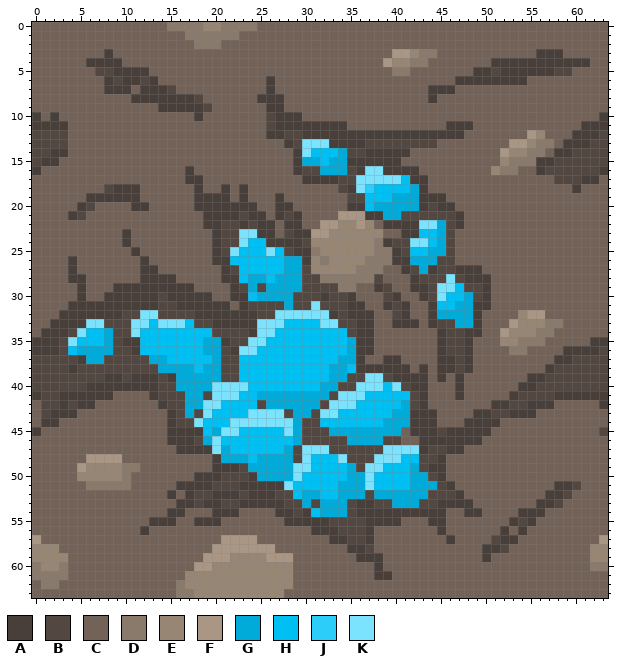
Two versions of one pixel-art sprite, Assets/Resources/Tiles/Deposit_A_0.png. Above is the file before it was changed.
The file is 64x64 pixels. Colours within 5 levels of each other are drawn and written as one.
Palette (. is transparent): A #483f3a  B #534741  C #736257  D #897a6b  E #988675  F #aa9684  G #00abda  H #00bff3  J #2ccdf9  K #7ce3ff
Pixels before (only the part around the change), first column x 0:
 0 CCCCCCCCCCCCCCCDDDDEEDDDDCCCCCCCCCCCCCCCCCCCCCCCCCCCCCCCCCCCCCCC
 1 CCCCCCCCCCCCCCCCCDDDDDDCCCCCCCCCCCCCCCCCCCCCCCCCCCCCCCCCCCCCCCCC
 2 CCCCCCCCCCCCCCCCCCDDDCCCCCCCCCCCCCCCCCCCCCCCCCCCCCCCCCCCCCCCCCCC
 3 CCCCCCCCACCCCCCCCCCCCCCCCCCCCCCCCCCCCCCCFFEDDCCCCCCCCCCCAAACCCCC
 4 CCCCCCAAAACCCCCCCCCCCCCCCCCCCCCCCCCCCCCFEEDDCCCCCCCAAAAAAAAAAACC
 5 CCCCCCCBBAAAACCCCCCCCCCCCCCCCCCCCCCCCCCCDDCCCCCCCAABAAAAAABBCCCC
 6 CCCCCCCCABAABACCCCCCCCCCCCACCCCCCCCCCCCCCCCCCCCAAAAAAAACCCCCCCCC
 7 CCCCCCCCAAACAAABCCCCCCCCCCACCCCCCCCCCCCCCCCCAAACCCCCCCCCCCCCCCCC
 8 CCCCCCCCCCCAAAAAAABCCCCCCAAACCCCCCCCCCCCCCCCACCCCCCCCCCCCCCCCCCC
 9 CCCCCCCCCCCCCCAAAAABCCCCCCAACCCCCCCCCCCCCCCCCCCCCCCCCCCCCCCCCCCC
10 ACACCCCCCCCCCCCCCCACCCCCCCBAAACCCCCCCCCCCCCCCCCCCCCCCCCCCCCCCCCA
11 AAAACCCCCCCCCCCCCCCCCCCCCCBAAAAAAAACCCCCCCCCCCAAACCCCCCCCCCCCAAA
12 BBBBCCCCCCCCCCCCCCCCCCCCCCAABBAAAAAAAAAAAAAAAAAACCCCCCCFECCCAAAB
13 BBBBCCCCCCCCCCCCCCCCCCCCCCCCABKKKAAAABBBBBBBBCCCCCCCCFFEDDCAAABB
14 BBAACCCCCCCCCCCCCCCCCCCCCCCCCAKHHHGBBAAAAACCCCCCCCCCFEEDDCAABBBB
15 BAACCCCCCCCCCCCCCCCCCCCCCCCCCAGGHGGAAAAAACCCCCCCCCCCEDDDAABBBBBB
16 ACCCCCCCCCCCCCCCCACCCCCCCCCCCABBGGGBAKKAAAACCCCCCCCEDDCCABBBBBBA
17 CCCCCCCCCCCCCCCCCAACCCCCCCCCCCAAAABBKKKKKHAACCCCCCCCCCCCCCBBBAAC
18 CCCCCCCCBAAACCCCCCACCACACCCCCCCCCCBAKJHHHHGACCCCCCCCCCCCCCCCACCC
19 CCCCCCAAAAAACCCCCCAAAACACCCACCCCCCCBBHHHGGGAAACCCCCCCCCCCCCCCCCC
20 CCCCCABCCCCAACCCCCAAAAAAACCAACCCCCCAAHGGGGGABAACCCCCCCCCCCCCCCCC
21 CCCCABCCCCCCCCCCCCCAAAABAACABACCCCFFFAAGGBBBBBBACCCCCCCCCCCCCCCC
22 CCCCCCCCCCCCCCCCCCCAABBABAACAACCFFEEFECAAAAKKGBACCCCCCCCCCCCCCCC
23 CCCCCCCCCCACCCCCCCCCABBKKAACBAAFFEEEEEECCAAHHGBCCCCCCCCCCCCCCCCC
24 CCCCCCCCCCACCCCCCCCCABBKHHAAAABEEEEEEEDABBKKHGBCCCCCCCCCCCCCCCCC
25 CCCCCCCCCCCACCCCCCCCABKHHHKHBAADEEEEEEDDABHHGGBCCCCCCCCCCCCCCCCC
26 CCCCACCCCCCCACCCCCCCAAHHHHHHGGAEDEEEEDDDAAGGGBBCCCCCCCCCCCCCCCCC
27 CCCCACCCCCCCAACCCCCCCABHHHHHGGBEEEEEDDDCCABGABBAAACCCCCCCCCCCCCC
28 CCCCAACCCCCCAAAACCCCCAAHGGHGGGBBDDDDDDBCCCABBBKBAAACCCCCCCCCCCCC
29 CCCCCACCCAAAAAAAAACCCCABGBGGGGBBBBDDCCABCCAABKKHBBACCCCCCCCCCCCC
30 CCCCCACCAAAAAABAAAAACCAAHGGGGBBBABBACCCBACCABKHHGBACCCCCCCCCCCCC
31 CCCCAAAAAAAAAABBAAAAAACABBBBGBBKBBBAACCABACCAHHGGAACCCCCCCCCCCCC
32 CCCAAAAAAABBKKBBBBAAAAAAABBKKKKKKABAAACCBACCAGGGGACCCCEFFCCCCCCC
33 CCAAAAKKBBBKKHKKKHBBAAAAAKKKHHHHKKBBAACCAAACABBGGACCCFEEEDDCCCCC
34 CAAABKHHGBBKHHHHHHHHBBBBAKKHHHHHHHHBAACCCCCCCABBAACCFEEEDDCCCCCC
35 AAABKHHHGBAAHHHHHHHGGABBKKHHHHHHHHHGAACCCCCCCABBACCCEEDDDCCCCCAA
36 AAABHGGGGBBAHHHHHHHGGBAKKHHHHHHHHHHGAACCCCCCCABBACCCCDDCCCCAAAAB
37 BBBBBAGGBBBBBGGHHHHHGBBHHHHHHHHHHHGGACCAACCCCAABACCCCCCCCCAABBBB
38 BBBBABBBBBBBBBGGGGHGGBBHHHHHHHHHHGGHAAAAAACACAABACCCCCCCCABBBBBB
39 BBBBBBBBAABAAABAGGGGGBBHHHHHHHHHHGGBBKKBAAAACACACCCCCCCAABBBBBBB
40 BBBBBBAAAAAAAABBGGGGKKKKHHHHHHHHGGBBKKKHKBAACCCACCCCCCAABBBBBBBB
41 ABBAAAAAACCCCABBBGGBKKKHHGGGGGGGGBKKKHHHHHBACCCACCCCCABBBBAAAAAA
42 CBBABAACCCCCCCABBGGKKHHHHBGGGGGGBKKKHHHHHGBACCCCCCCAABBAAACCCCCA
43 CBAAACCCCCCCCCCABGBKHHHHKKKKBGGBKKHHHHHHGGAAACCCCAABBAAACCCCCCCC
44 CAACCCCCCCCCCCCABBKHHHKKKKKKKGBBHHHHHHHGGGAAACCCAAAACCCCCCCCCCCC
45 ACCCCCCCCCCCCCCAAAAHGKKHHHHHKGBBBGGGGGGGGCAAABAAAAACCCCCCCCCCCCB
46 CCCCCCCCCCCCCCCAAABGKHHHHHHHHGBBBBBGGGGBBCCAAAAAAACCCCCCCCCCCCCC
47 CCCCCCCCCCCCCCCCAAAAKGHHHHHHGBKKKBBBBBBKKKKABBAACCCCCCCCCCCCCCCC
48 CCCCCCFFFFCCCCCCCCCCAGGGHGGGGBKHHHKBBBKKKHHBBACCCCCCCCCCCCCCCCCC
49 CCCCCFEEEEDDCCCCCCCCAAABGGGGGKKHHHHGBKKHHHGBAACCCCCCCCCCCCCCCCCC
50 CCCCCEEEEEDCCCCCCCAAABBBAGGGGKHHHHHGGKHHHHGGBACCCCCCCCCCCCCCCCCC
51 CCCCCCDDDDDCCCCCAAAABBBAAAAAKHHHHHGGGKHHHHGGGBACCCCCCCCCCCAABCCC
52 CCCCCCCCCCCCCCCACABBAAABAAABBHGGHHGGGBGGGGGGBBBACCCCCCCCCAABCCCC
53 CCCCCCCCCCCCCCCCAABAABBAAAAABBGBGGGBAABBGGGBBAAAACCCCCCCAABCCCCC
54 CCCCCCCCCCCCCCCAACCCAAACCCCAABAHGGGBAAAAAAAAAACCAACCCCAAACCCCCCC
55 CCCCCCCCCCCCCAAACCAAACCCCCCCAAAAABBBBAAAACCCAACCCCCCCABACCCCCCCC
56 CCCCCCCCCCCCACCCCCCCCCCCCCCCCCCAAABBBACCCCCCCACCCCCCACACCCCCCCCC
57 FCCCCCCCCCCCCCCCCCCCCFFFFCCCCCCCCAABBACCCCCCCCACCCCBAACCCCCCCCCF
58 EEECCCCCCCCCCCCCCCCCFFFFFFFCCCCCCCCAABCCCCCCCCCCCCAABCCCCCCCCCEE
59 EEEECCCCCCCCCCCCCCCFFFEEEEFFFCCCCCCCAAACCCCCCCCCCCACCCCCCCCCCCEE
60 DEEDCCCCCCCCCCCCCCFFEEEEEEEEECCCCCCCCCACCCCCCCCCCCCCCCCCCCCCCCDD
61 DDDDCCCCCCCCCCCCCEEEEEEEEEEEECCCCCCCCCAACCCCCCCCCCCCCCCCCCCCCCCC
62 CDDCCCCCCCCCCCCCDEEEEEEEEEEEECCCCCCCCCCCCCCCCCCCCCCCCCCCCCCCCCCC
63 CCCCCCCCCCCCCCCCDDEEEEEEEEEECCCCCCCCCCCCCCCCCCCCCCCCCCCCCCCCCCCC
New version:
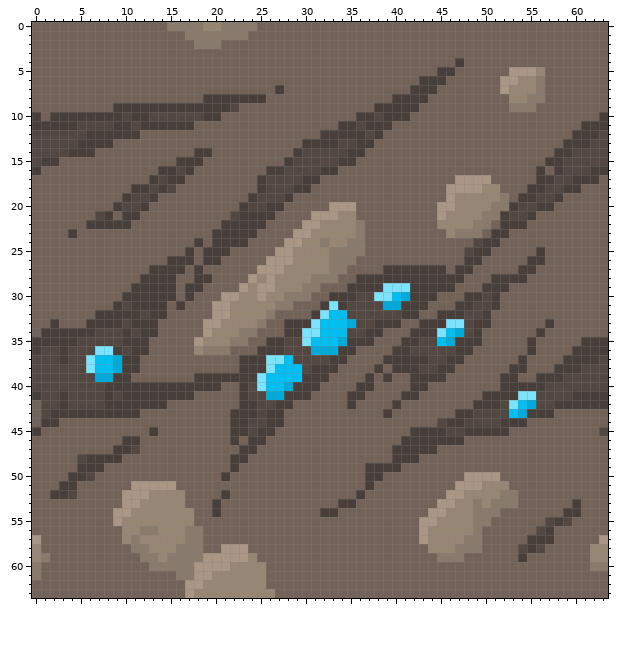
From the commit log: deposits, no facility over facility
Difference:
Changed rows in their new state; - is an unchanged pixel.
first column x 1:
 1 ----------------------D----------------------------------------
 3 -------C-------------------------------CCCCC-----------CCC-----
 4 -----CCCC-----------------------------CCCCC---A---CCCCCCCCCCC--
 5 ------CCCCCC---------------------------CC---AA--CCCCFFFECCC----
 6 -------CCCCCC------------C----------------AAA-CCCCCFFEED-------
 7 -------CCC-CCCC----------CA--------------AA-CC-----FEEED-------
 8 ----------CCCCCCCCAAAAAA-CC------------AAAAC--------EEDD-------
 9 --------AAAAA-----AAAB---CC----------AAAAA----------DDD--------
10 --AAAAAAABAABBBBBBAA-----CCCC------AABAAA----------------------
11 ---ABBBBAABAAAAAA--------CCCCCCCC-ABAAA------CCC---------------
12 ---BBAAAAAA--------------CCCCCC-----B-CCCCCCCCC-------CC-------
13 ---BAAAA-------------------CCAAA-BB-ACCCCCCC--------CCCCC------
14 -BBAAA-----------AA----------BBBBBAACCCCC----------CCCCC-------
15 ---------------AAA---------ABBBBBA-CCCCC-----------CCCCC-A-----
16 -------------AAB---------AABB--AACCCCCCCCC--------CCC---CA---A-
17 ------------ABAACC------ABBBB--CCCCCCCCCCCC---FFFF-----AA--A---
18 -------CCC-ABAB--C--C-C-ABBBAA---CCCCCCCCCC--FFFFEE---AABBA----
19 -----CCCC-BBA----CCCC-CABBBA------CCCCCCCCCCCFEEEEED-AABBA-----
20 ----CC--ABB------CCCCC-BBA-C----FFFCCCCCCCCCFFEEEEDDABBAA------
21 ---CC-BA-AA-------CCCBA--ACCC-FFFEECCCCCCCCCFEEEEDDABBA--------
22 -----AAAAA--------CCAA-A-C-CCFFEE--DC-CCCCCCEEEEDD-AAA---------
23 ---A-----C----------AAAACC-CFFEE---DCC--CCCCCEDDD-AA-----------
24 ---------C-------A--AAACCCCFFE-D--DDCCCCCCCCCC--BAA------------
25 ----------C-----A-A-ACCCCCFFEEE-DDDDCCCCCCCCCC-BAA-----A-------
26 ---C-------C--AAA-A-CCCCCFFFEE-EDDDCCCCCCCCCCC-AA-----AA-------
27 ---C-------C-AAA-A--CCCCFFFEEE--DDCCCCAA-AA-AC--C----AA--------
28 ---CC------------AA-CCCFEFEEEED--CCAAAAAA-AAAAACCCAAAA---------
29 ----C---CC-----C-A---CFEFFEEEDDCCCAAA-KKK--AAACCC-AA-----------
30 ----C--CC----A-C-CC-FFEEFEEDDDCCAA-BBKKHGA-ACCCAABA------------
31 ---CCCCC-B---AC-CCCFFEEEEEDDCCCAKABBBBGG-AACCCAABBA------------
32 --CCCC---AABAACCCCCFFEEEEDCCCCA-HHBBBBB--A-CAAABBA---CCC-------
33 --CCCAAAA-AAACCCCCFFEEEEDCCAAAKHHHGBBAA-CCA-AKKB-A--CCCCAC-----
34 ---AAABB-ABAACCCCCFEEEDDCCCAAKK----B-A---AAAKHGB---CCCCAC------
35 --AABBBB---ACCCCCFEEEDDCCAABBK---GA-----AABBHGA-A--CCCAC----A--
36 BBABBBKKA--ACCCCCEDDDCCCAAABBBGGGAACC--AABBBB-A-----CCA---C---A
37 --A-BKHHGAACCCCCCCCCCCAAAKK-BBBBAACC----AAABB-AC-----A---C-AAA-
38 ---B-KHHGAACCCCCCCCCCCAAAK---BAAACCCC-C--ABB--CC----AA--CAAA---
39 ------GG-ACCCCCCCAAAAAAAK----AAACCCCACACC--A--C----AA-C-AA-----
40 -----BB------AAAAAAACCABK--GAAACCCCAACCCC-----C----AA--A-------
41 ---BBBB-BAAA-AAAACCCCCABB--AAACCCCAACCCCAAC---C--AAA-KK--BB----
42 ----BBBAAAAAA-CCCCCCCCAA-BAACCCCCCACCCCACCC-----AA-BKHGBBAAAAA-
43 ----AAAAAAA---CCCCCCCAAABAACCCCCCCCCCCACCCCC--AABB--HG-AA------
44 --------------CCCCCCCAABBAACCCCCCCCCCCCCCCCCBAABBBBAAA---------
45 ------------A-CCCCCCCAABAACCCCCCCCCCCCCC----ABB---AA-----------
46 ---------AA---CCCCCCCACAACCCCCCCCCCCCCCCAA-----CC--------------
47 --------AAB----CCCCCCCAACCCCCCCCCCCCCCCAAA-ACCC----------------
48 ----BAAAA----------CCAACCCCCCCCCCCCCCCCAAACCC------------------
49 ----AAACCCC--------CC-CCCCCCCCCCCCCCAAAACCCCC------------------
50 ---AABCCCC-------CCCACCCCCCCCCCCCCCCAACCCCCCC--FFFF------------
51 --AA-CCCCCFFFFFCCCCCCCCCCCCCCCCCCCCCACCCCCCCCCFFFEEE-----CCC---
52 -AAB-----FFFEEEECCCC-CCCCCCCCCCCCCCACCCCCCCCCFFEEEEDD---CCC----
53 ---------FFEEEEECCC-CCCCCCCCCCCCCAACCCCCCCCCFFEEDEDDD--CCC-A---
54 --------FFEEEEEEE---CC----CCCCCAACCCCCCCCCCFFEEEDDD--CCC--AA---
55 --------FEEEEEEEECCC-------CCCCCCCCCCCCC--FFEEEEDD--CCC-BAB----
56 ---------EEDDEEEDD------------CCCCCCC-----FEEEEED--C-C-BA------
57 ---------EDEEEEEDD--CCCC--------CCCCC-----FEEEEDD-CCC-AAA------
58 CC--------DDEEEDDD-C---CCC--------CCC------EEEDDDCCC-BAB-------
59 DCC--------DDEDDDD---FF-CCCC-------CCC------DDD--C---A---------
60 CCC---------DDDDD--FF----CCC---------C-------------------------
61 CCC------------DDFF------CCC---------CC------------------------
62 CC-------------CFF-------CCC-----------------------------------
63 ---------------CF---------C------------------------------------
Changed places in both pictures, as pixel boxes (x1, y1, x2, y2):
changed: (239, 31, 248, 40)
changed: (41, 49, 608, 598)
